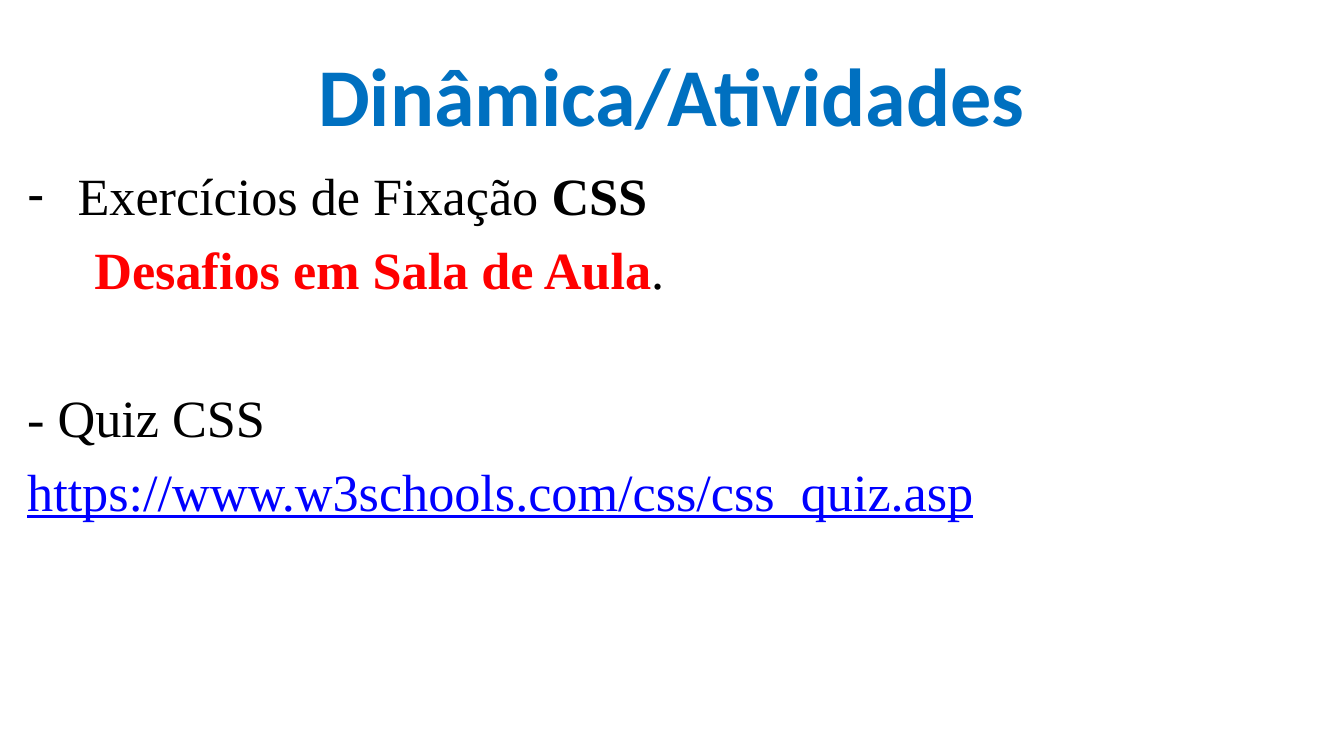
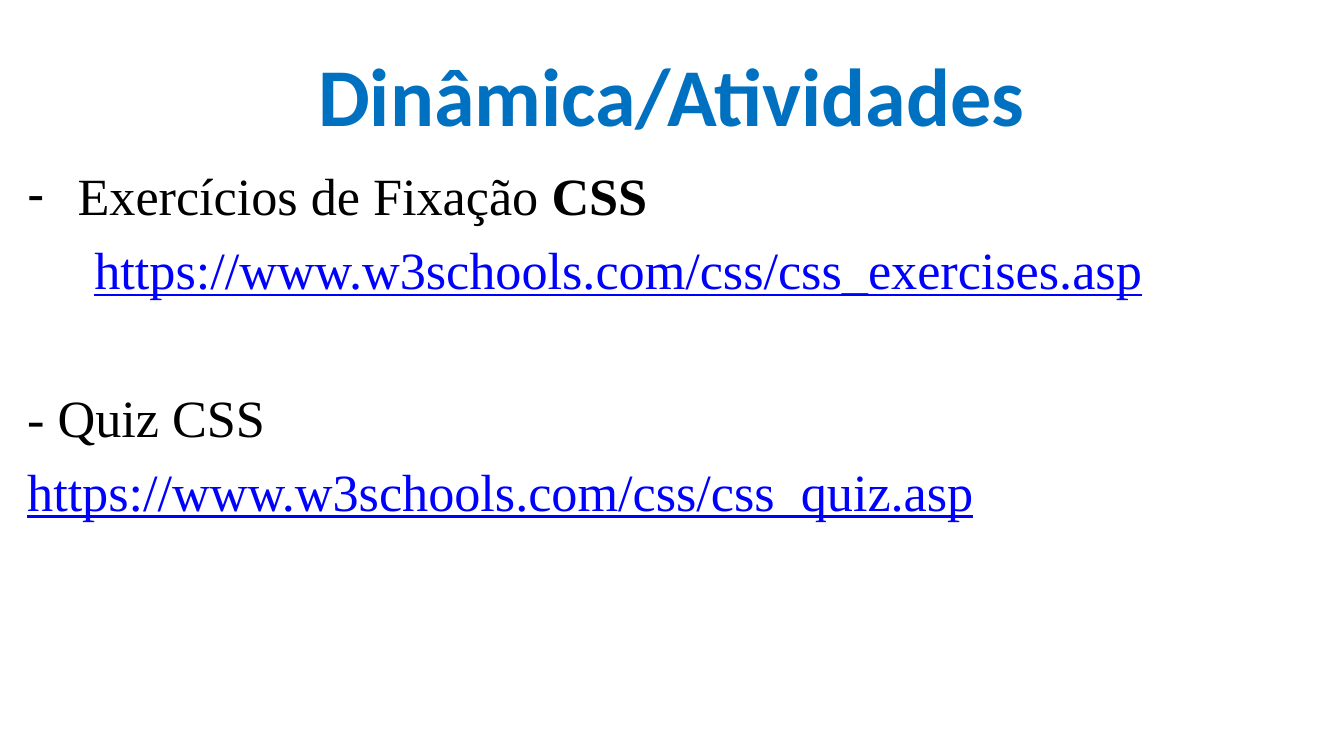
Before and after one commit to CloudEducationBrazil/WydenDesenvolvimentoWebPHP, a slide deck: slide 56 of 01 Classes/Aula 05 e 06 Desenvolvimento Web - CSS.pptx (slide 55 before the commit). Drawn at 1344x756 pixels with LibreOffice and Linux fonts; fonts in the diff are those of the drawing; background and template pictures are left out. Boxes give left, top, right and bottom in pixels: in the first picture for what was removed or moved away, otherwise in the second. Text is boxed around its words. In the diff, an @@ line names an element or a change of style, - is before the commit and + after.

```diff
--- a/01 Classes/Aula 05 e 06 Desenvolvimento Web - CSS.pptx
+++ b/01 Classes/Aula 05 e 06 Desenvolvimento Web - CSS.pptx
@@ text at [94, 252, 1141, 300]: text changed; text colour #FF0000 to #0000FF; bold off @@
-Desafios em Sala de Aula.
+https://www.w3schools.com/css/css_exercises.asp
```
Also in this commit, not shown: 1 other slide changed, 1 slide added, 2 other files.
